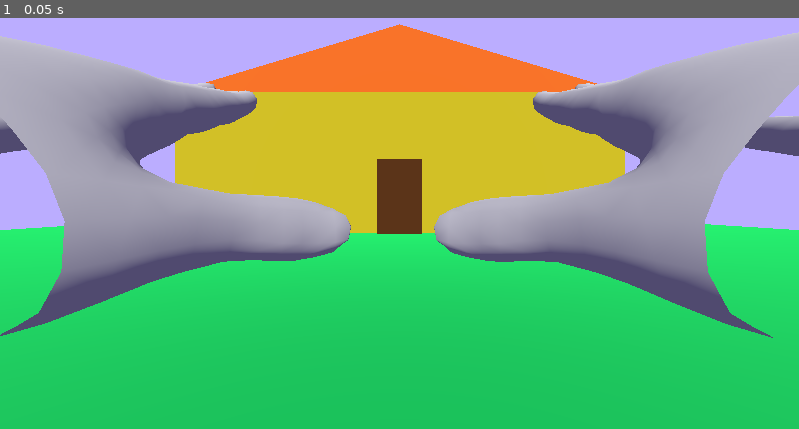
Above: before the commit, frame 1.
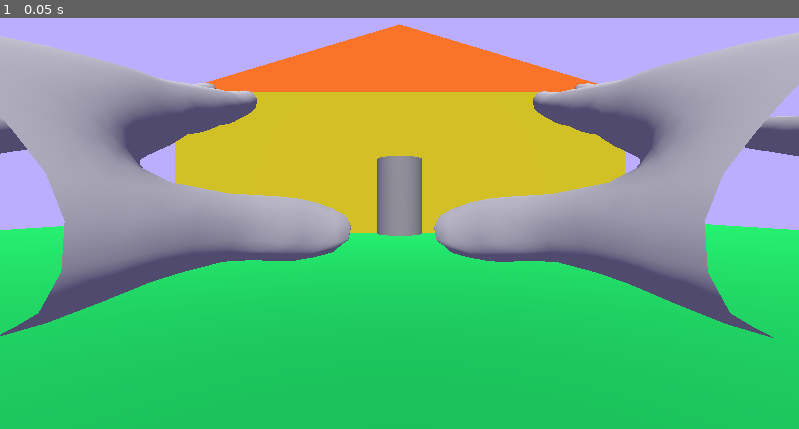
Above: after the commit, the same moment.

Repository: aleksanderopas/Godot4-WebXR-VR-Environment
Game: Godot game, scene res://main.tscn
The game is run twice, just before and just after one commit, with the same random seed, the same clock (stepped at 60 frames per second) and the same inputs.
Inputs:
- Up to frame 1 (0.05 s): no input

The runs differ from the first frame. In frame 1, 1.1% of the frame differs, in the area x 47-53%, y 33-54%.

Commit message:
Przeszkoda

Diff:
--- a/project_files/main.tscn
+++ b/project_files/main.tscn
@@ -62,6 +62,10 @@
 material = SubResource("StandardMaterial3D_a8yae")
 radius = 1.49
 height = 1.99
+
+[sub_resource type="CylinderShape3D" id="CylinderShape3D_kfu3l"]
+height = 3.0
+radius = 0.3
 
 [sub_resource type="Environment" id="Environment_1bvp3"]
 background_mode = 1
@@ -141,7 +145,6 @@
 [node name="StaticBody3D" type="StaticBody3D" parent="Level/wall"]
 
 [node name="CollisionShape3D" type="CollisionShape3D" parent="Level/wall/StaticBody3D"]
-transform = Transform3D(1, 0, 0, 0, 1, 0, 0, 0, 1, 0, 0, -8)
 shape = SubResource("BoxShape3D_iudmt")
 
 [node name="tree" type="MeshInstance3D" parent="Level"]
@@ -153,6 +156,12 @@
 mesh = SubResource("SphereMesh_idrq1")
 skeleton = NodePath("../..")
 
+[node name="StaticBody3D" type="StaticBody3D" parent="Level/tree"]
+
+[node name="CollisionShape3D" type="CollisionShape3D" parent="Level/tree/StaticBody3D"]
+transform = Transform3D(1, 0, 0, 0, 1, 0, 0, 0, 1, 0, 0, 0)
+shape = SubResource("CylinderShape3D_kfu3l")
+
 [node name="DirectionalLight3D" type="DirectionalLight3D" parent="."]
 transform = Transform3D(0.999994, 0.00349065, 1.16415e-10, -0.00271275, 0.777141, 0.62932, 0.00219674, -0.629317, 0.777146, -0.337303, 4.52581, 2.61957)
 
Not shown: 1 places in project_files/main.tscn that only renumber resources
Not shown, changed: docs/index.html
Not shown, changed: docs/index.pck
